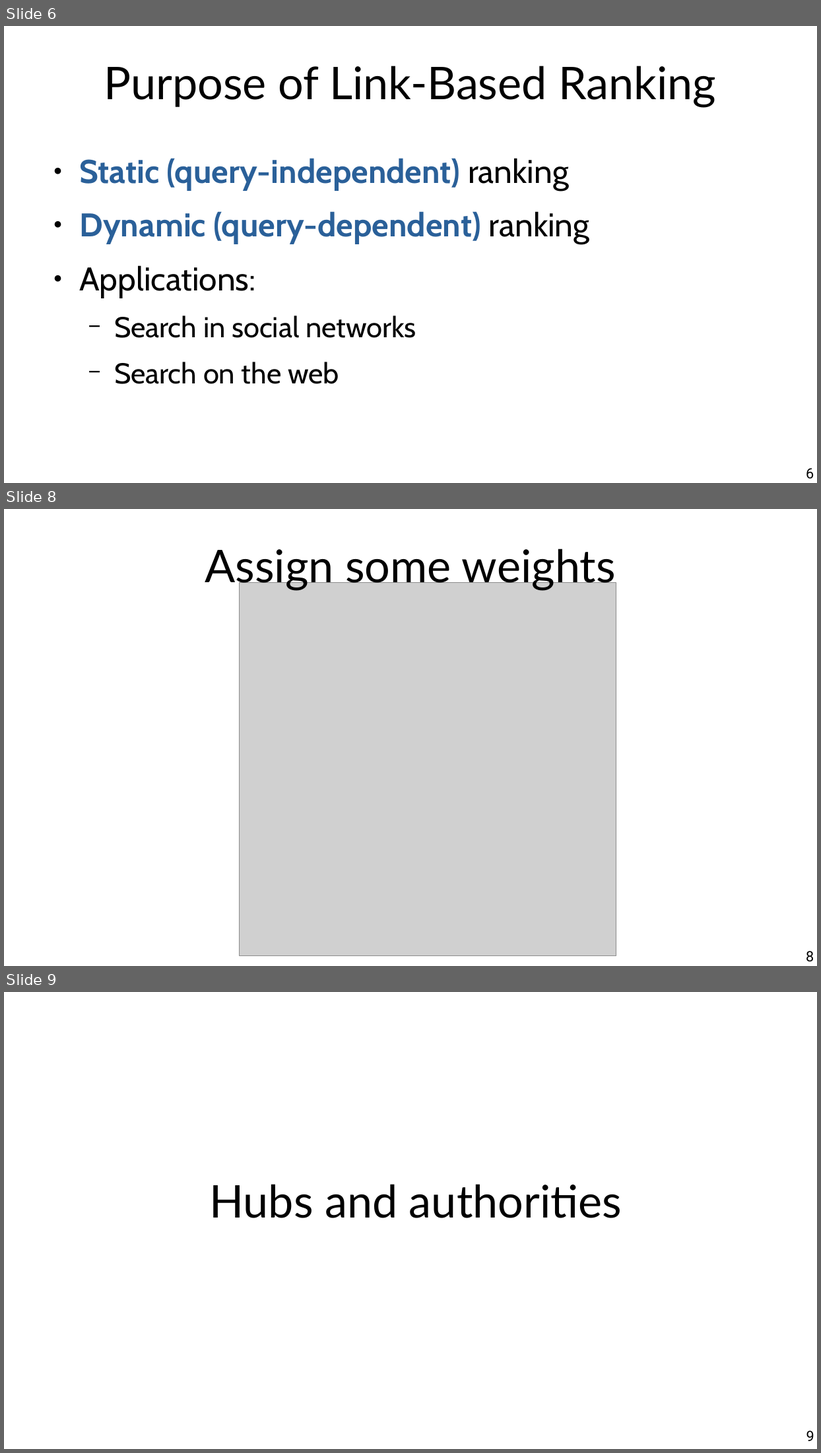
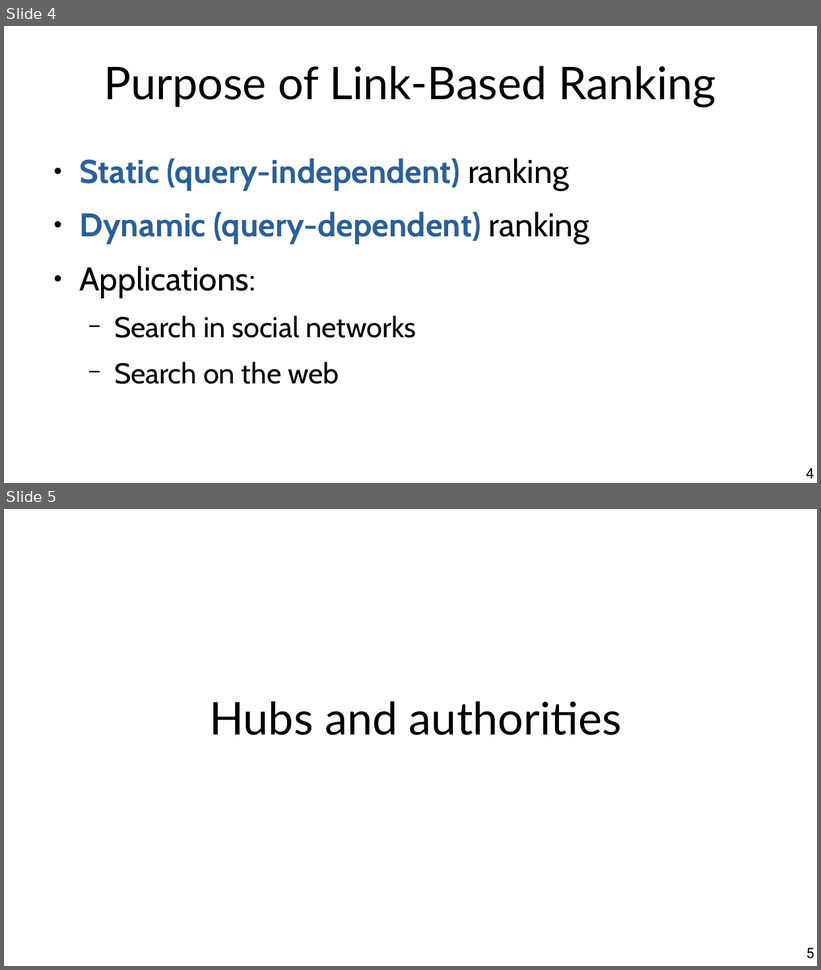
Before and after one commit to chatox/networks-science-course, a slide deck: theory/odp/tt08-hubs_authorities.odp. Shown one above the other, each under a label of ours: slides 6, 8 and 9 before the commit, slides 4 and 5 after it; the slides between them are not shown. The pictures are 821x1453 and 821x970 pixels, drawn with LibreOffice and Linux fonts; fonts in the diff are those of the drawing; grey boxes stand for pictures. Boxes give left, top, right and bottom in pixels: in the first picture for what was removed or moved away, otherwise in the second. Text is boxed around its words. In the diff, an @@ line names an element or a change of style, - is before the commit and + after.

```diff
--- a/theory/odp/tt08-hubs_authorities.odp
+++ b/theory/odp/tt08-hubs_authorities.odp
@@ slide 8 removed at (4, 509, 817, 966), background #FFFFFF @@
@@ title removed at (205, 549, 616, 591) @@
-Assign some weights
@@ picture removed at (240, 583, 616, 956) @@
@@ page number removed at (806, 951, 814, 962) @@
-8
@@ what was slide 6 is now slide 4 @@
@@ page number at (806, 468, 814, 479): text changed @@
-6
+4
@@ what was slide 9 is now slide 5 @@
@@ page number at (807, 948, 814, 959): text changed @@
-9
+5
```
Also in this commit, not shown: 4 slides changed, 3 other slides removed, 1 other file.
